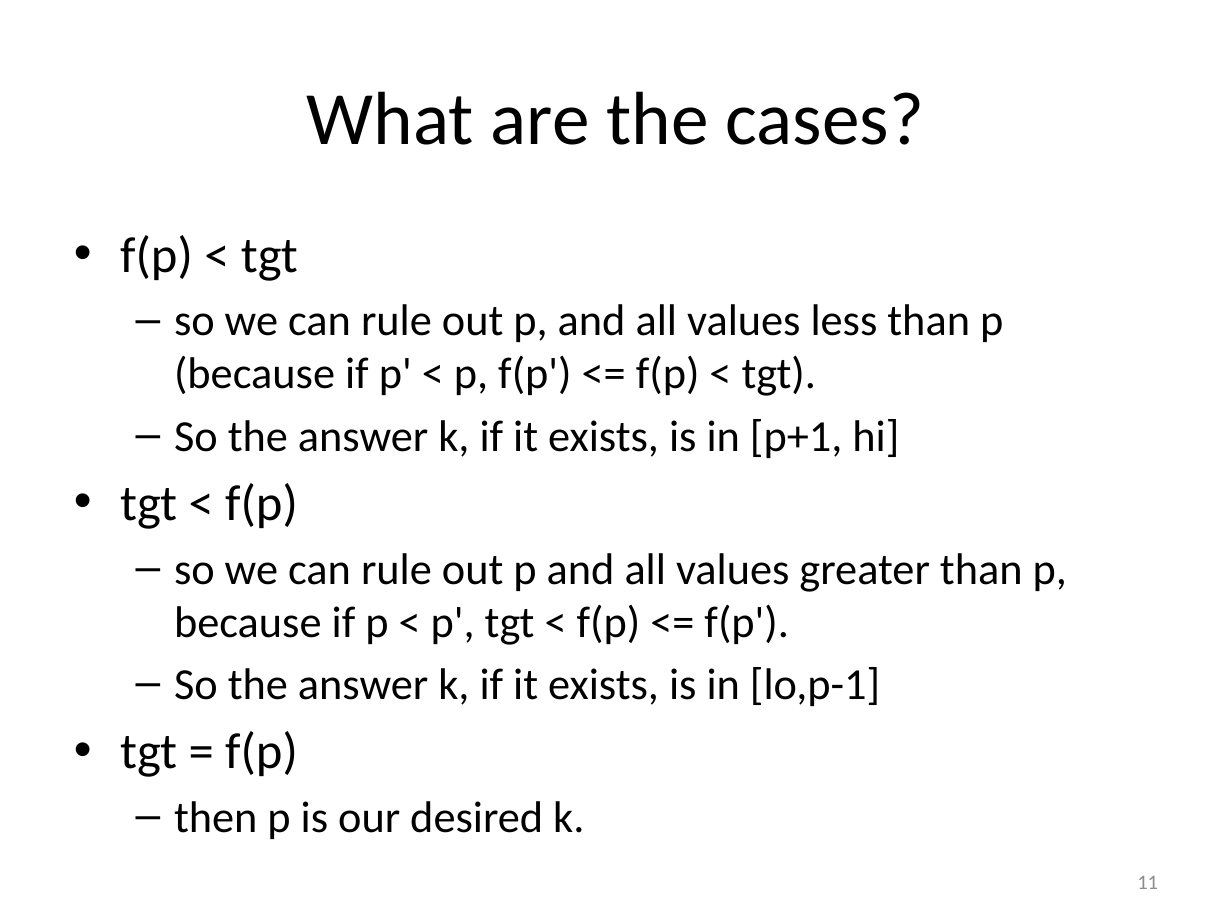
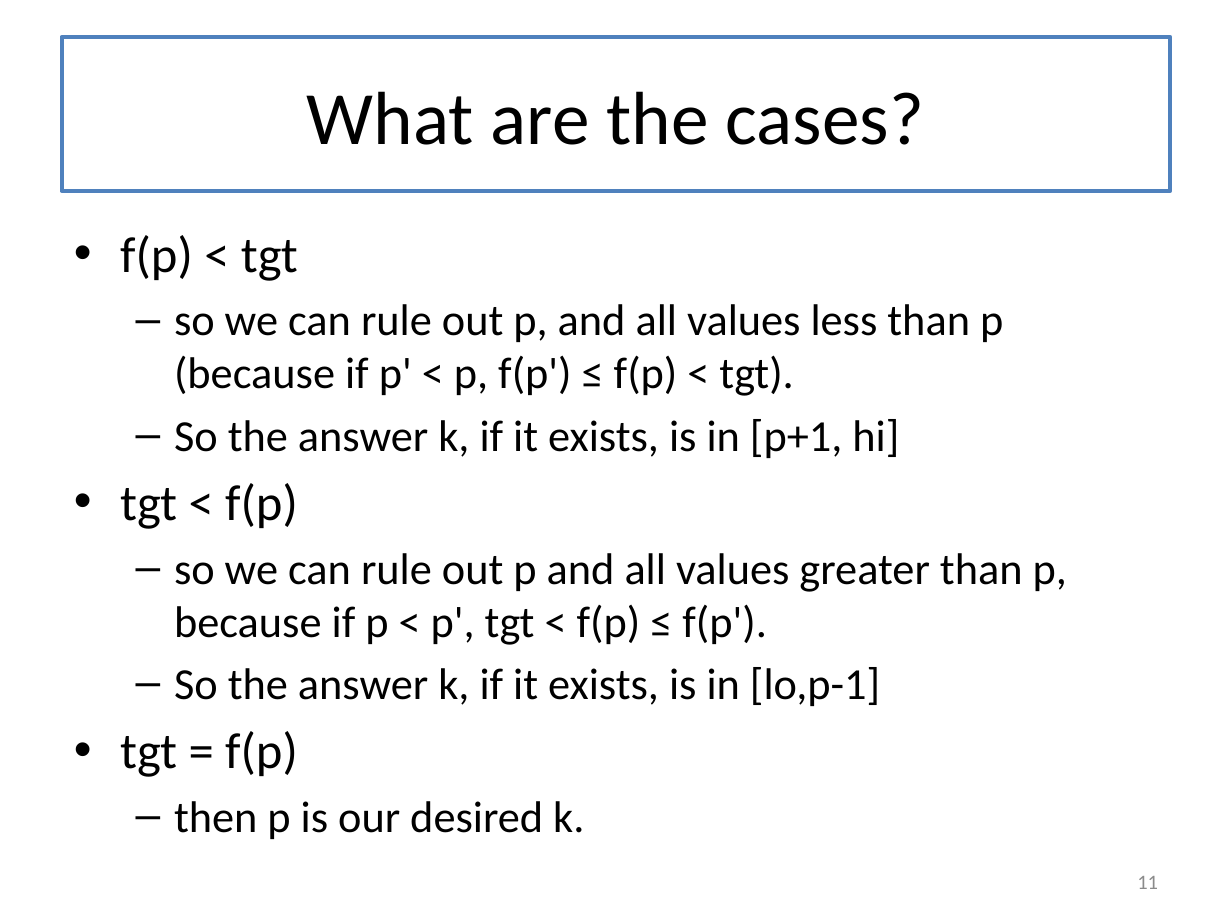
Before and after one commit to mwand/cs5010f16, a slide deck: slide 11 of Slides/Lesson 8.3 Binary Search.pptx. Drawn at 1232x924 pixels with LibreOffice and Linux fonts; fonts in the diff are those of the drawing. Boxes give left, top, right and bottom in pixels: in the first picture for what was removed or moved away, otherwise in the second. Text is boxed around its words. In the diff, an @@ line names an element or a change of style, - is before the commit and + after.

```diff
--- a/Slides/Lesson 8.3 Binary Search.pptx
+++ b/Slides/Lesson 8.3 Binary Search.pptx
@@ title "What are the cases?": place and size @@
-title "What are the cases?" at [307, 91, 924, 145]
+title "What are the cases?" at [62, 37, 1170, 191]
@@ title "What are the cases?" at [62, 37, 1170, 191]: fill none to #FFFFFF; outline none to #4F81BD 2.25 pt @@
@@ text at [174, 304, 1003, 396]: text changed @@
-  – so we can rule out p, and all values less than p (because if p' < p, f(p') <= f(p) < tgt).
+  – so we can rule out p, and all values less than p (because if p' < p, f(p') ≤ f(p) < tgt).
@@ text at [174, 553, 1067, 645]: text changed @@
-  – so we can rule out p and all values greater than p, because if p < p', tgt < f(p) <= f(p').
+  – so we can rule out p and all values greater than p, because if p < p', tgt < f(p) ≤ f(p').
```
Also in this commit, not shown: 15 other slides changed, 18 other files.
